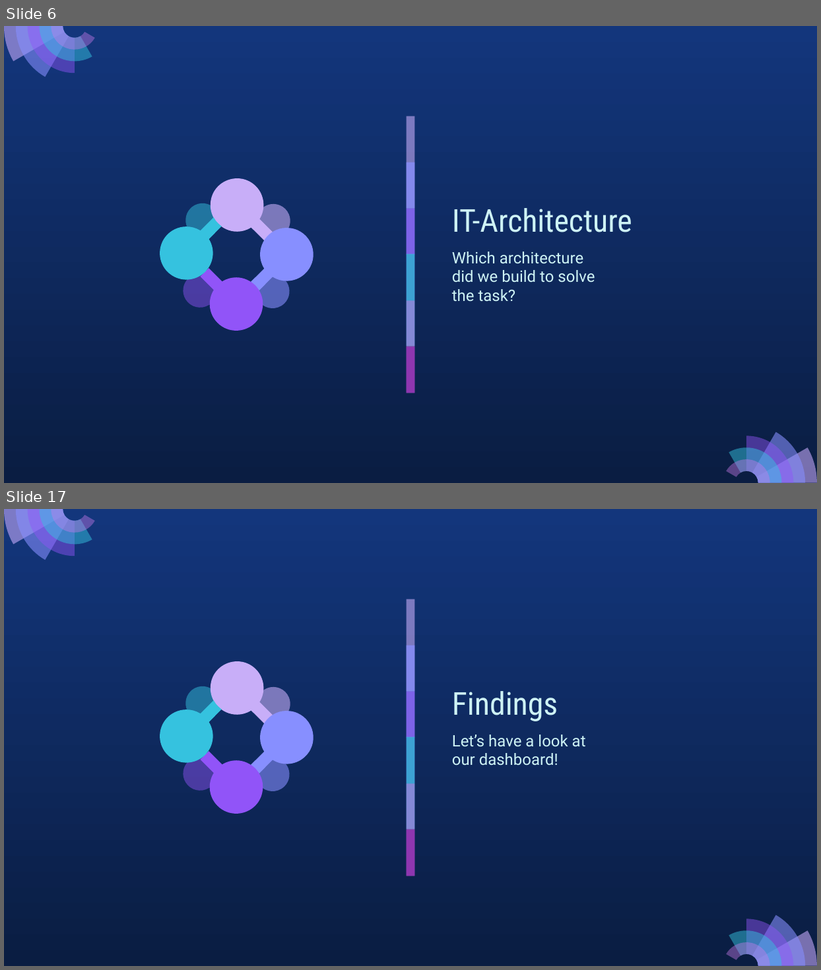
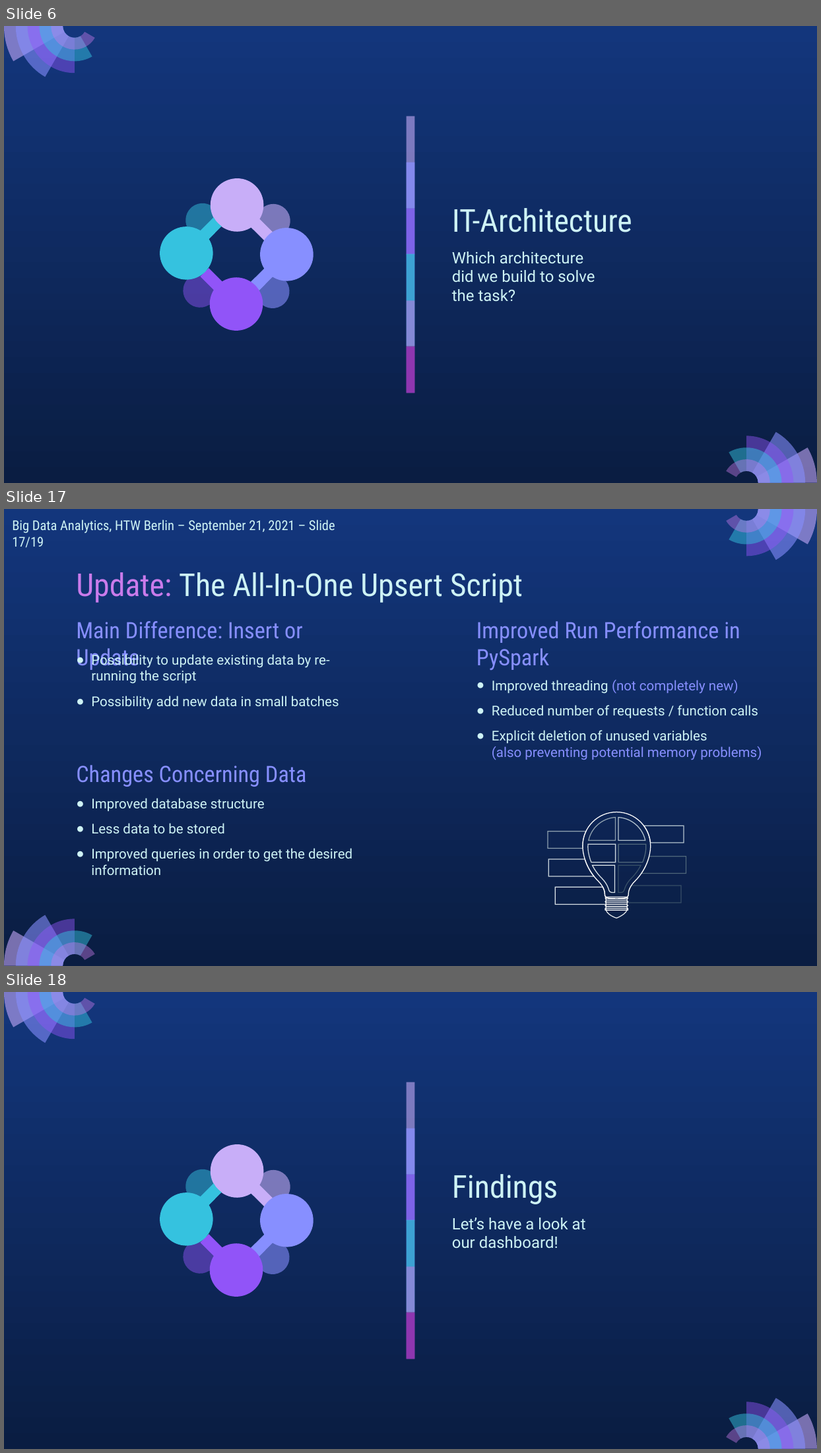
Before and after one commit to FFCA/bda-gr4-domains-analysis, a slide deck: presentation.pptx. Shown one above the other, each under a label of ours: slides 6 and 17 before the commit, slides 6, 17 and 18 after it; the slides between them are not shown. The pictures are 821x970 and 821x1453 pixels, drawn with LibreOffice and Linux fonts; fonts in the diff are those of the drawing. Boxes give left, top, right and bottom in pixels: in the first picture for what was removed or moved away, otherwise in the second. Text is boxed around its words. In the diff, an @@ line names an element or a change of style, - is before the commit and + after.

```diff
--- a/presentation.pptx
+++ b/presentation.pptx
@@ slide 17 added at (4, 509, 817, 966), background gradient #13367C to #0A1D42 @@
@@ text added at (12, 520, 335, 548), 12 pt, text #CEF3F5 @@
+Big Data Analytics, HTW Berlin – September 21, 2021 – Slide 17/19
@@ group added at (726, 509, 817, 560): 5 freeform shapes @@
@@ title added at (76, 572, 523, 603), 28 pt, text #CEF3F5 @@
+Update: The All-In-One Upsert Script
@@ text added at (76, 621, 303, 667), 20 pt, text #878FFF @@
+Main Difference: Insert or Update
@@ text added at (477, 621, 740, 670), 20 pt, text #878FFF @@
+Improved Run Performance in PySpark
@@ text added at (91, 652, 339, 710), 12 pt, text #CEF3F5 @@
+● Possibility to update existing data by re-running the script
+● Possibility add new data in small batches
@@ text added at (492, 680, 762, 760), 12 pt, text #CEF3F5 @@
+● Improved threading (not completely new)
+● Reduced number of requests / function calls
+● Explicit deletion of unused variables
+  (also preventing potential memory problems)
@@ text added at (76, 765, 306, 787), 20 pt, text #878FFF @@
+Changes Concerning Data
@@ text added at (91, 798, 352, 875), 12 pt, text #CEF3F5 @@
+● Improved database structure
+● Less data to be stored
+● Improved queries in order to get the desired information
@@ group added at (548, 813, 686, 918): 19 freeform shapes @@
@@ group added at (4, 916, 95, 966): 5 freeform shapes @@
@@ what was slide 17 is now slide 18 @@
```
Also in this commit, not shown: 13 slides changed, 1 other slide added.
